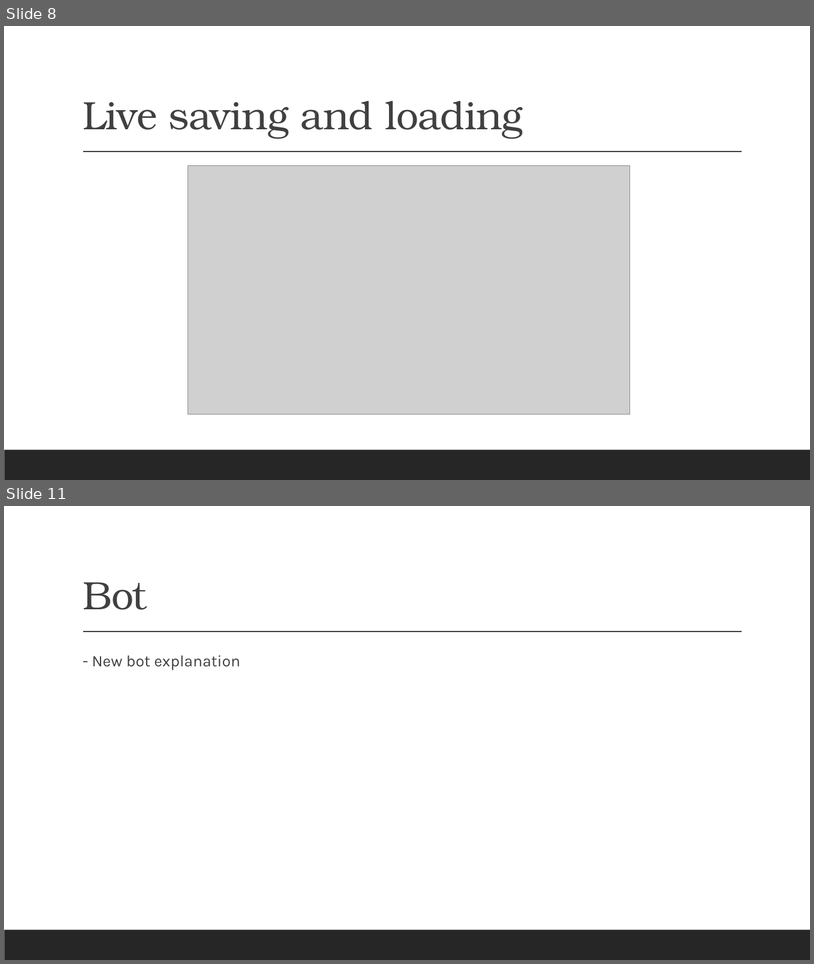
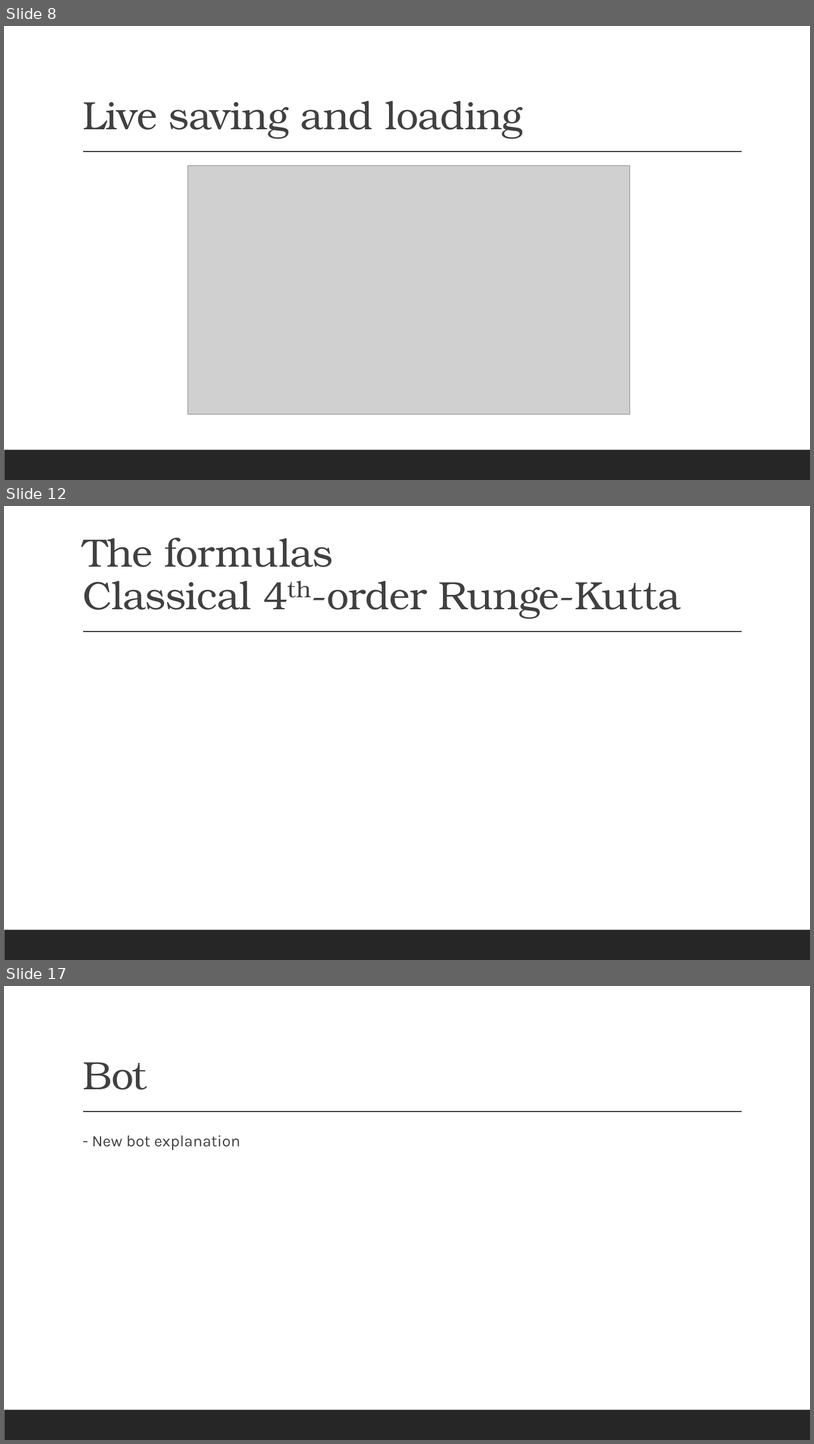
Before and after one commit to renesteeman/Project1-2_Group4, a slide deck: 04-PresentationThirdPhase.pptx. Shown one above the other, each under a label of ours: slides 8 and 11 before the commit, slides 8, 12 and 17 after it; the slides between them are not shown. The pictures are 814x964 and 814x1444 pixels, drawn with LibreOffice and Linux fonts; fonts in the diff are those of the drawing; grey boxes stand for pictures. Boxes give left, top, right and bottom in pixels: in the first picture for what was removed or moved away, otherwise in the second. Text is boxed around its words. In the diff, an @@ line names an element or a change of style, - is before the commit and + after.

```diff
--- a/04-PresentationThirdPhase.pptx
+++ b/04-PresentationThirdPhase.pptx
@@ slide 12 added at box(4, 506, 810, 960), background #FFFFFF; not listed: 2 template elements that a slide beside it also shows @@
@@ title added at box(83, 537, 681, 619), 47 pt, text #404040 @@
+The formulas
+Classical 4th-order Runge-Kutta
@@ what was slide 11 is now slide 17 @@
```
Also in this commit, not shown: 7 other slides added, 2 slides removed.
